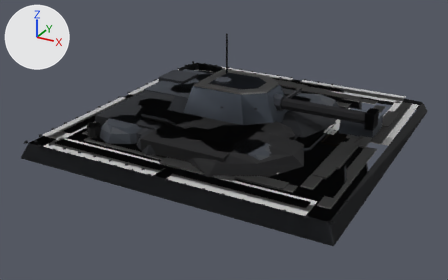
Renders of the glTF model assets/set_v5/network_unmanned_artillery_rubble.glb from each side of a commit.
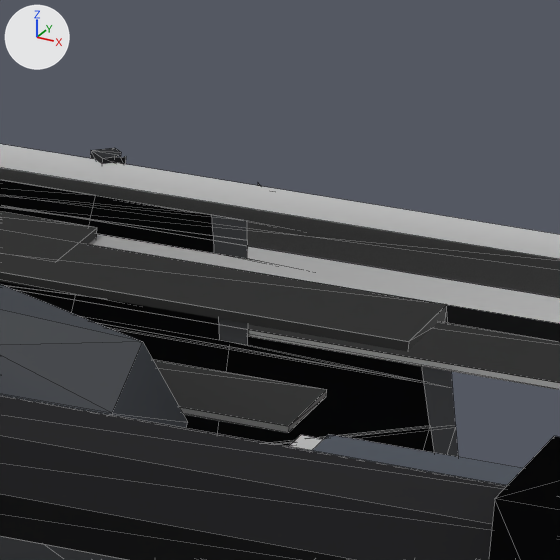
Old and new are each drawn whole from a 50 mm camera at (6.43, -12.6, 6.0) aimed at (-0.14, -0.64, 0.02) and again close up on the part from 72% to 83% of the width and 25% to 42% of the height. The lights are fixed; the arrows at upper left show +X, +Y and +Z. The last two pictures show the newer version. The close-ups show mesh edges as thin lines. Vertices at exactly the same position are counted once.

The older version as bpy lines, for what is in view:
```python
me_mesh_0 = bpy.data.meshes.new('Mesh_0')
me_mesh_0.from_pydata(...)  # 1614 vertices, 1970 faces; spans x -3.7..3.7, y -3.7..3.7, z 0.0..0.91
# faces by material slot: [252, 1067, 388, 242, 10, 11]
me_mesh_0.materials.append(mat_paint)
me_mesh_0.materials.append(mat_paint2)
me_mesh_0.materials.append(mat_team)
me_mesh_0.materials.append(mat_metal)
me_mesh_0.materials.append(mat_rubber)
me_mesh_0.materials.append(mat_accent)
# before: 191 (-3.48, -3.54, 0.35), 193 (-3.54, -3.48, 0.35), 212 (2.31, 2.27, 0.35) at pixel (455, 424), 213 (2.31, 2.25, 0.35) at pixel (455, 427), 214 (1.89, 3.48, 0.35)
# before: 215 (2.3, 2.27, 0.35) at pixel (455, 424)
me_mesh_2 = bpy.data.meshes.new('Mesh_2')
me_mesh_2.from_pydata(...)  # 40 vertices, 62 faces; spans x 0.0..2.5, y -0.2..0.2, z -0.2..0.2
# faces by material slot: [28, 34]
me_mesh_2.materials.append(mat_paint2)
me_mesh_2.materials.append(mat_metal)
me_mesh_6 = bpy.data.meshes.new('Mesh_6')
me_mesh_6.from_pydata(...)  # 251 vertices, 179 faces; spans x -3.7..3.7, y -3.7..3.7, z 0.0..0.72
# faces by material slot: [30, 83, 34, 22, 10]
me_mesh_6.materials.append(mat_paint)
me_mesh_6.materials.append(mat_paint2)
me_mesh_6.materials.append(mat_team)
me_mesh_6.materials.append(mat_metal)
me_mesh_6.materials.append(mat_rubber)
ob_barrel = bpy.data.objects.new('barrel', me_mesh_2)
ob_barrel.parent = ob_turret
ob_barrel.location = (0.77, 0.0, 0.418)
ob_body = bpy.data.objects.new('body', me_mesh_0)
ob_body.parent = ob_network_unmanned_artillery_rubble_lod0
ob_body.location = (0.0, 0.0, 0.0)
ob_body_002 = bpy.data.objects.new('body.002', me_mesh_6)
ob_body_002.parent = ob_network_unmanned_artillery_rubble_lod2
ob_body_002.location = (0.0, 0.0, 0.0)
# also in view: 'body.001' at (0.0, 0.0, 0.32)
```
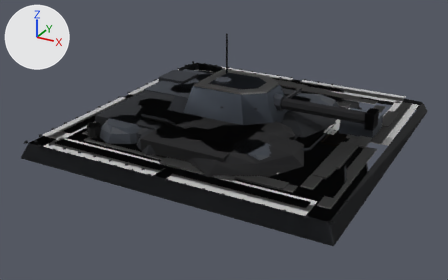
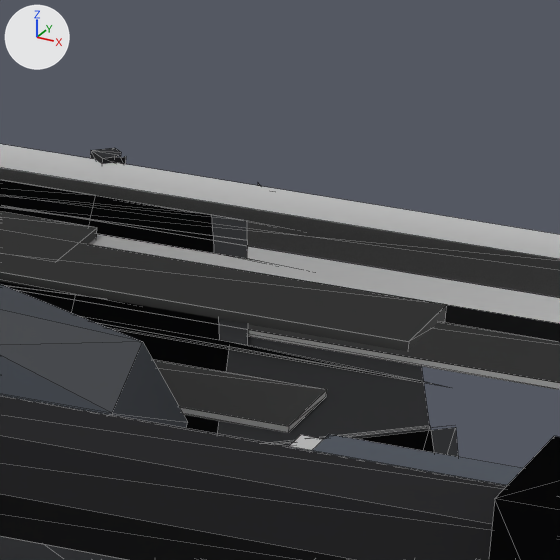
Location of each change, [x1, y1, x2, y2] in pixels of the close-ups (560 x 560 px):
part 1 of me_mesh_0, deleted: before [117, 312, 456, 446]
part 2 of me_mesh_0, edited (looks the same): [0, 169, 560, 433] in both

The edits, one by one:
me_mesh_0 is used by ob_body; parent ob_network_unmanned_artillery_rubble_lod0; location (0.0, 0.0, 0.0).
Verts and faces of me_mesh_0; kept vertices keep their numbers, new ones are numbered from 1614.
me_mesh_0 had 1614 vertices, 1970 faces and spanned x -3.7..3.7, y -3.7..3.7, z 0.0..0.91.
me_mesh_0 now has 1612 vertices, 1968 faces and spans x -3.7..3.7, y -3.7..3.7, z 0.0..0.91.
Part 1, on me_mesh_0:
Vertices deleted: 213, 215 (with the faces that use them).
me_mesh_0 part 2: 204 kept faces spanning x -3.63..3.63, y -3.63..3.63, z 0.35..0.91 get new vertex colours.
